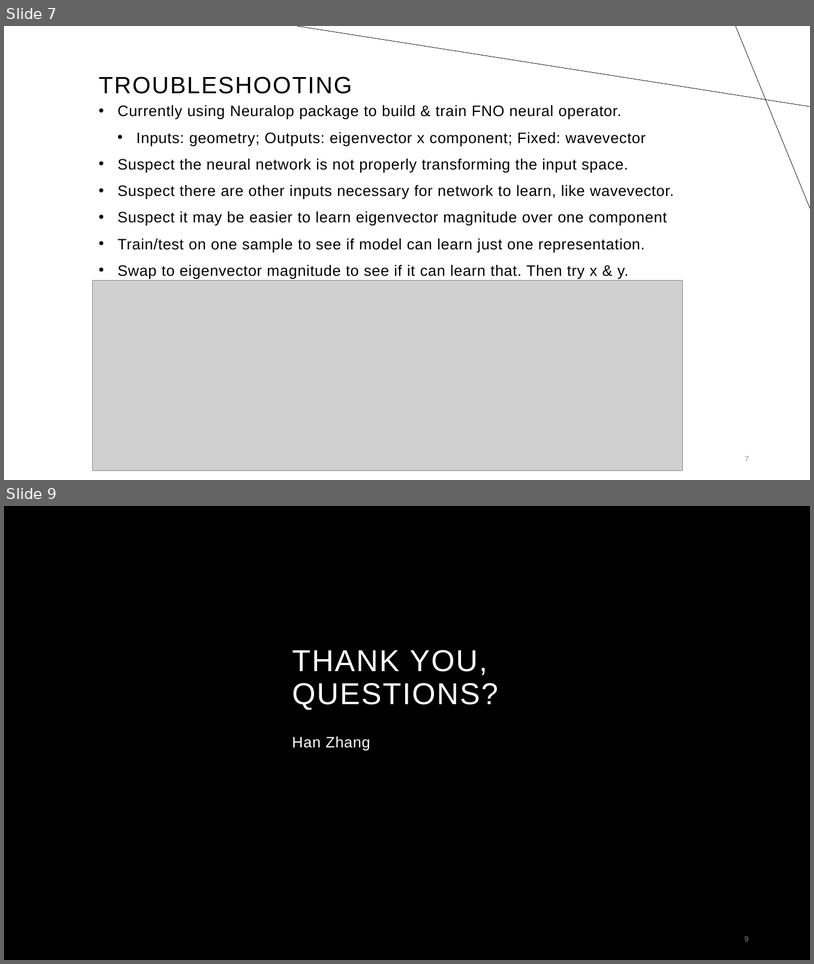
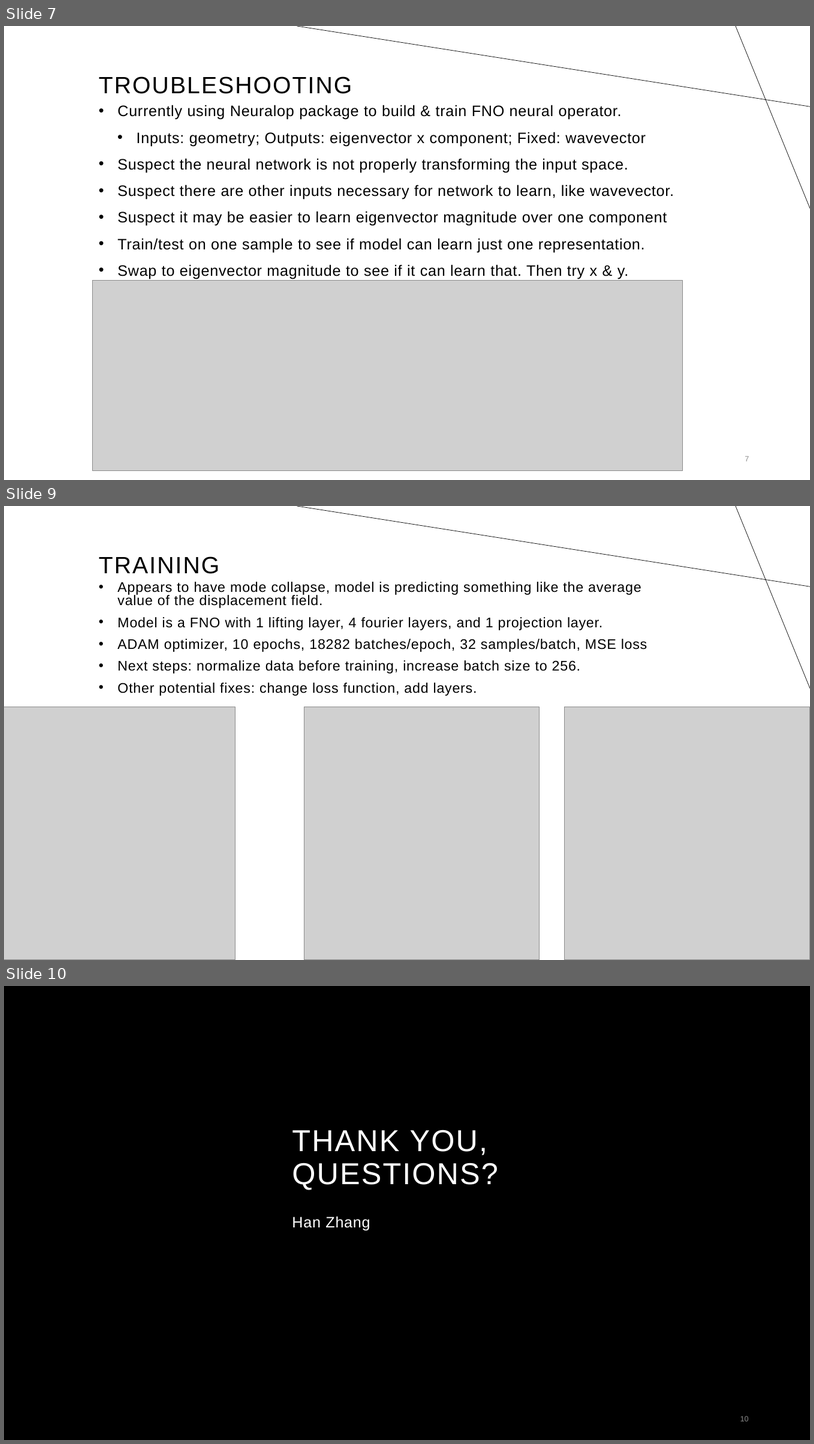
Before and after one commit to trutheresy/NO-2D-Metamaterials, a slide deck: Fourier Neural Operators.pptx. Shown one above the other, each under a label of ours: slides 7 and 9 before the commit, slides 7, 9 and 10 after it; the slides between them are not shown. The pictures are 814x964 and 814x1444 pixels, drawn with LibreOffice and Linux fonts; fonts in the diff are those of the drawing; grey boxes stand for pictures; background and template pictures are left out. Boxes give left, top, right and bottom in pixels: in the first picture for what was removed or moved away, otherwise in the second. Text is boxed around its words. In the diff, an @@ line names an element or a change of style, - is before the commit and + after.

```diff
--- a/Fourier Neural Operators.pptx
+++ b/Fourier Neural Operators.pptx
@@ slide 9 added at <box>4,506,810,960</box>, background #FFFFFF; not listed: 2 template elements that a slide beside it also shows @@
@@ title added at <box>99,556,219,574</box>, 28 pt, text #000000 @@
+TRAINING
@@ text added at <box>117,582,648,696</box>, 16.6 pt, text #000000 @@
+• Appears to have mode collapse, model is predicting something like the average value of the displacement field.
+• Model is a FNO with 1 lifting layer, 4 fourier layers, and 1 projection layer.
+• ADAM optimizer, 10 epochs, 18282 batches/epoch, 32 samples/batch, MSE loss
+• Next steps: normalize data before training, increase batch size to 256.
+• Other potential fixes: change loss function, add layers.
@@ picture added at <box>4,707,236,960</box> @@
@@ picture added at <box>304,707,540,960</box> @@
@@ picture added at <box>565,707,810,960</box> @@
@@ what was slide 9 is now slide 10 @@
@@ page number at <box>741,1416,749,1421</box>: text changed @@
-9
+10
```
Also in this commit, not shown: 1 slide changed, 1 other file.
